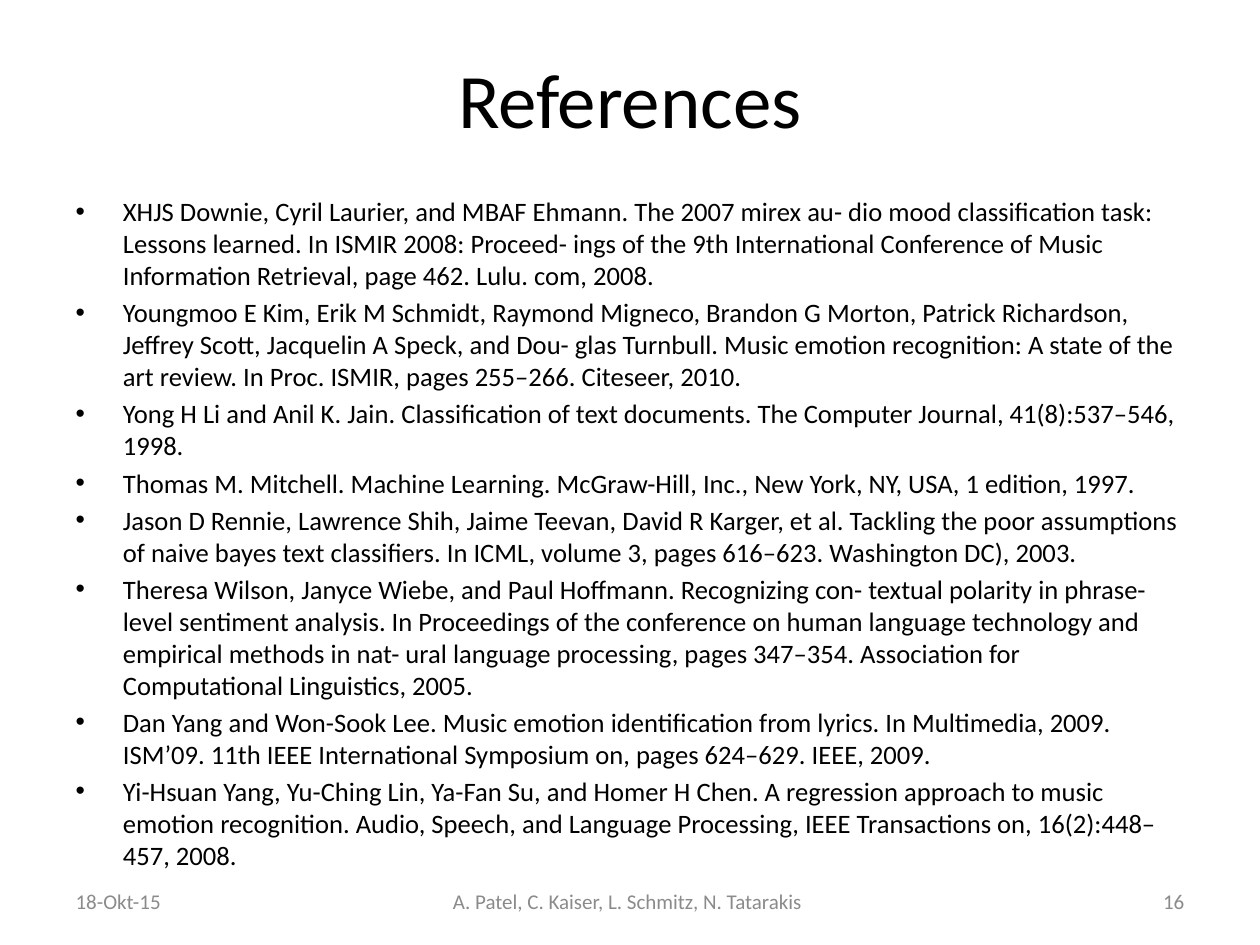
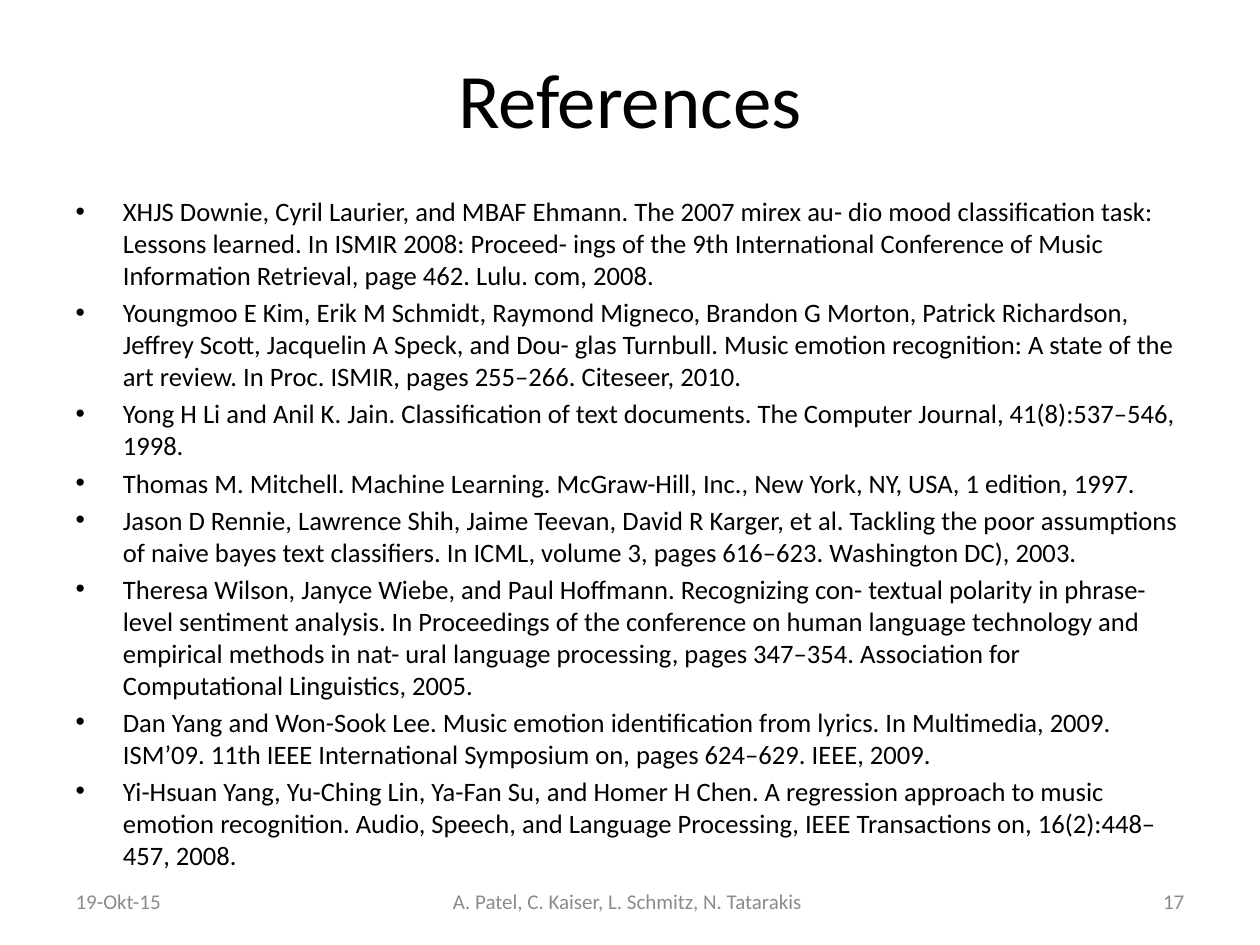
Before and after one commit to schmitzl/AI_project, a slide deck: slide 17 of Presentation/AI_project_presentation.pptx (slide 16 before the commit). Drawn at 1260x945 pixels with LibreOffice and Linux fonts; fonts in the diff are those of the drawing. Boxes give left, top, right and bottom in pixels: in the first picture for what was removed or moved away, otherwise in the second. Text is boxed around its words. In the diff, an @@ line names an element or a change of style, - is before the commit and + after.

```diff
--- a/Presentation/AI_project_presentation.pptx
+++ b/Presentation/AI_project_presentation.pptx
@@ text at box(76, 894, 161, 909): text changed @@
-18-Okt-15
+19-Okt-15
@@ page number at box(1163, 895, 1184, 909): text changed @@
-16
+17
```
Also in this commit, not shown: 14 other slides changed, 4 slides added, 3 slides removed.
